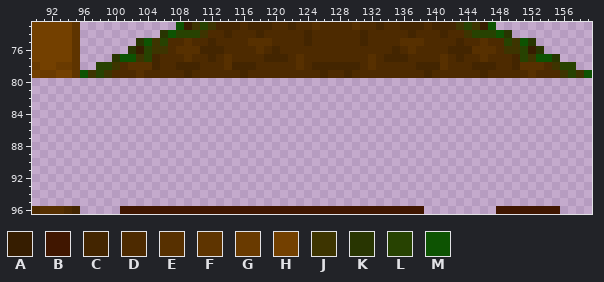
Two states of a pixel-art file, res/tileset/3.aseprite. The first picture shows the starting point.
160x160 pixels, 1 frame. Colours within 5 levels of each other are drawn and written as one. Shown: x 90..159, y 73..96.
Palette (. is transparent): A #361d00  B #401600  C #432500  D #4d2a00  E #573000  F #5e3400  G #693a00  H #734000  J #3d3400  K #283501  L #274201  M #0d5302
Pixels before, first column x 90:
73 HHHHHF............MAJLJCCCDCCCDDCDDEDDDDEDDCDDCCCDCCCJLJAM............
74 HHHHHF..........KMLLLJDDCDDDCDDDDDCDDDDDDCDDDDDCDDDCDDJLLLMK..........
75 HHHHHF.......KMJLDDEDDCDDDDEEEDDDDCDDDDDDCDDDDEEEDDDDCDDEDDLJMK.......
76 HHHHHF......KALJJDEEECCCDDDDEDCDDDDDDDDDDDDDDCDEDDDDCCCEEEDJJLAK......
77 HHHHHF....KMMJLCDDDEDDCDEDDDDCCCDEDDDDDDDDEDCCCDDDDEDCDDEDDDCLJMMK....
78 GHHGGF..LLJDEEECDDCCCDDDECCCDDDDDEDCCCCCCDEDDDDDCCCEDDDCCCDDCEEEDJLL..
79 HGGHHFMJLJDDDEDDDDDCDDDDDDCDDDDDDDDDCDDCDDDDDDDDDCDDDDDDCDDDDDEDDDJLJM
80 ......................................................................
81 ......................................................................
82 ......................................................................
83 ......................................................................
84 ......................................................................
85 ......................................................................
86 ......................................................................
87 ......................................................................
88 ......................................................................
89 ......................................................................
90 ......................................................................
91 ......................................................................
92 ......................................................................
93 ......................................................................
94 ......................................................................
95 ......................................................................
96 DEEEDC.....BBBBBBBBBBBBBBBBBBBBBBBBBBBBBBBBBBBBBB.........BBBBBBBB....
Now the later version:
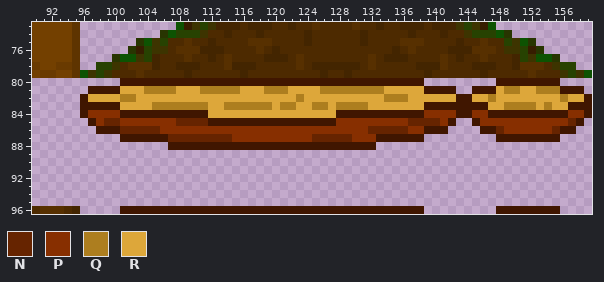
Colours new in this view: N #662400  P #872f00  Q #ad7e1f  R #dda73a
The exact change:
Changed rows in their new state; - is an unchanged pixel.
first column x 96:
80 -----BBBBBBBBBBBBBBBBBBBBBBBBBBBBBBBBBBBBBB---------BBBBBBBB----
81 -BBBBRRRQQQQRRRQQQQQRRRQQQRRRRQQQQQQQQRRRRRBBBB--BBBRQQRRQQQBBB-
82 BRRRRQQRRRRRRRRRRRRRRRRRRRRQRRRRRRRRRRQQQRRRRRRBBRRQRRRRRRRRQRRB
83 BBBBBRRRRQQQQQQQRRQQQQQQRQQRRQQRQQQQRRRRRRRBBBBBBBBRRQQQQRQRRBBB
84 BPPPPBBBBBBBBBBBRRRRRRRRRRRRRRRRBBBBBBBBBBBPPPPBBPPBBBBBBBBBBPPB
85 -BPNNPPPPPPPNNNNBBBBBBBBBBBBBBBBPPPPPPPPPNNNNPB--BPPPPPPPPPPPNB-
86 --BBBNNNNNPPPPPPPPPPPPPPPPPPPPPPPPPPNNNNNPPBBB----BBNPPPPPPNBB--
87 -----BBBBBBNNNNNNNNPPPPPPPPPPNNNNNPPPBBBBBB---------BBBBBBBB----
88 -----------BBBBBBBBBBBBBBBBBBBBBBBBBB---------------------------
Where, in picture pixels (left, top, right, bottom), the same in both pictures:
added: (80, 78, 592, 150)
